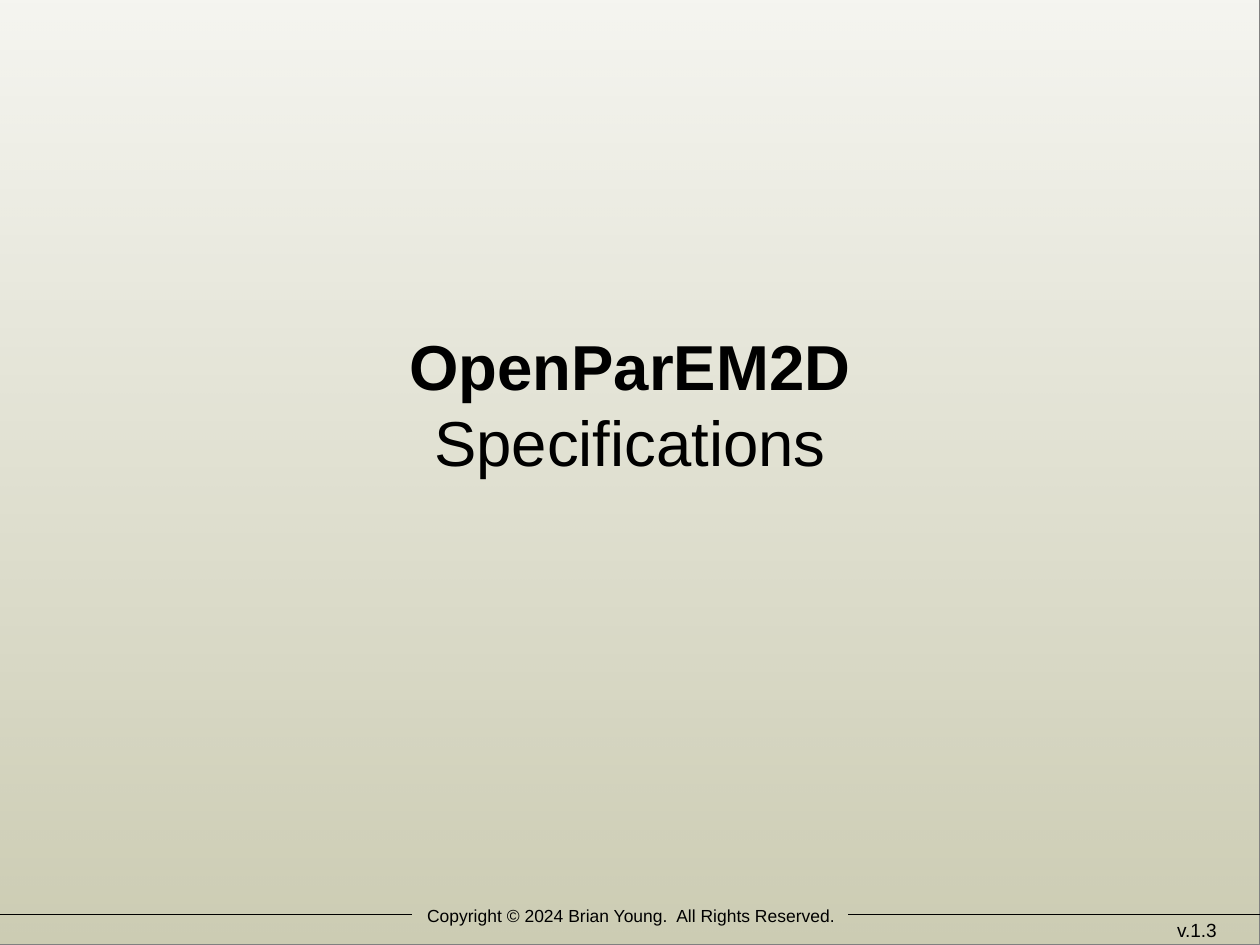
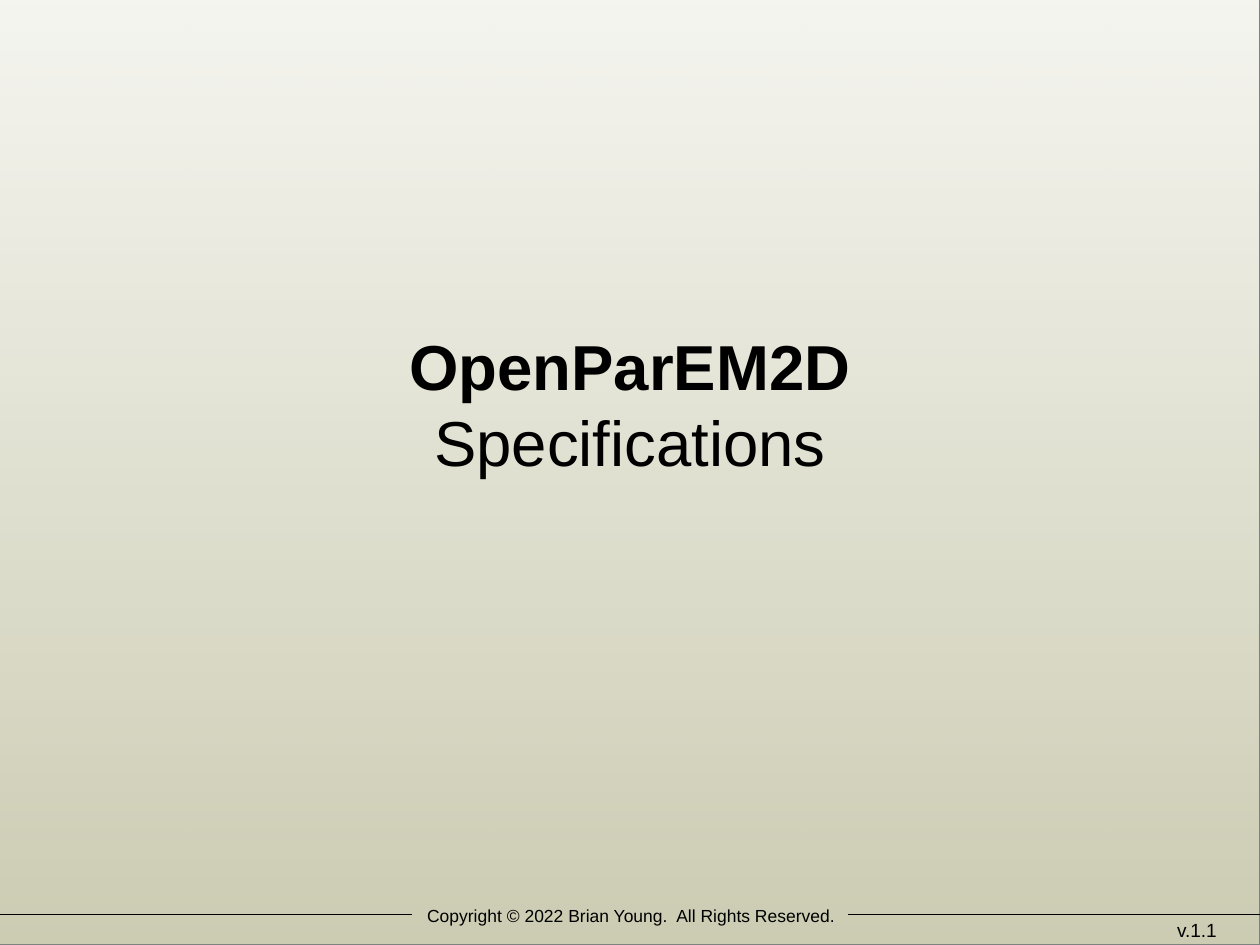
Before and after one commit to OpenParEM/OpenParEM2D, a slide deck: slide 1 of doc/openparem2D_specifications.odp. Drawn at 1260x945 pixels with LibreOffice and Linux fonts; fonts in the diff are those of the drawing. Boxes give left, top, right and bottom in pixels: in the first picture for what was removed or moved away, otherwise in the second. Text is boxed around its words. In the diff, an @@ line names an element or a change of style, - is before the commit and + after.

```diff
--- a/doc/openparem2D_specifications.odp
+++ b/doc/openparem2D_specifications.odp
@@ text at [427,909,835,926]: text changed @@
-Copyright © 2024 Brian Young. All Rights Reserved.
+Copyright © 2022 Brian Young. All Rights Reserved.
@@ text at [1177,924,1217,937]: text changed @@
-v.1.3
+v.1.1
```
Also in this commit, not shown: 11 other slides changed.
